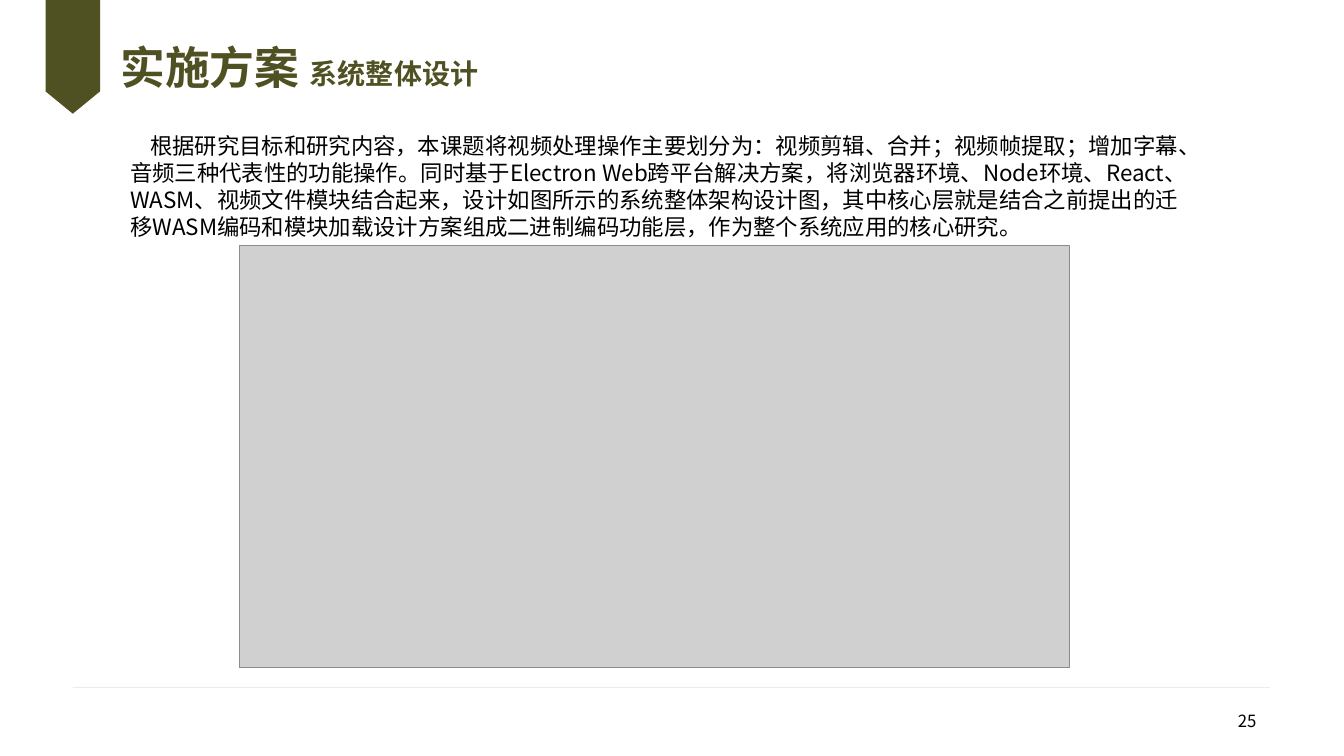
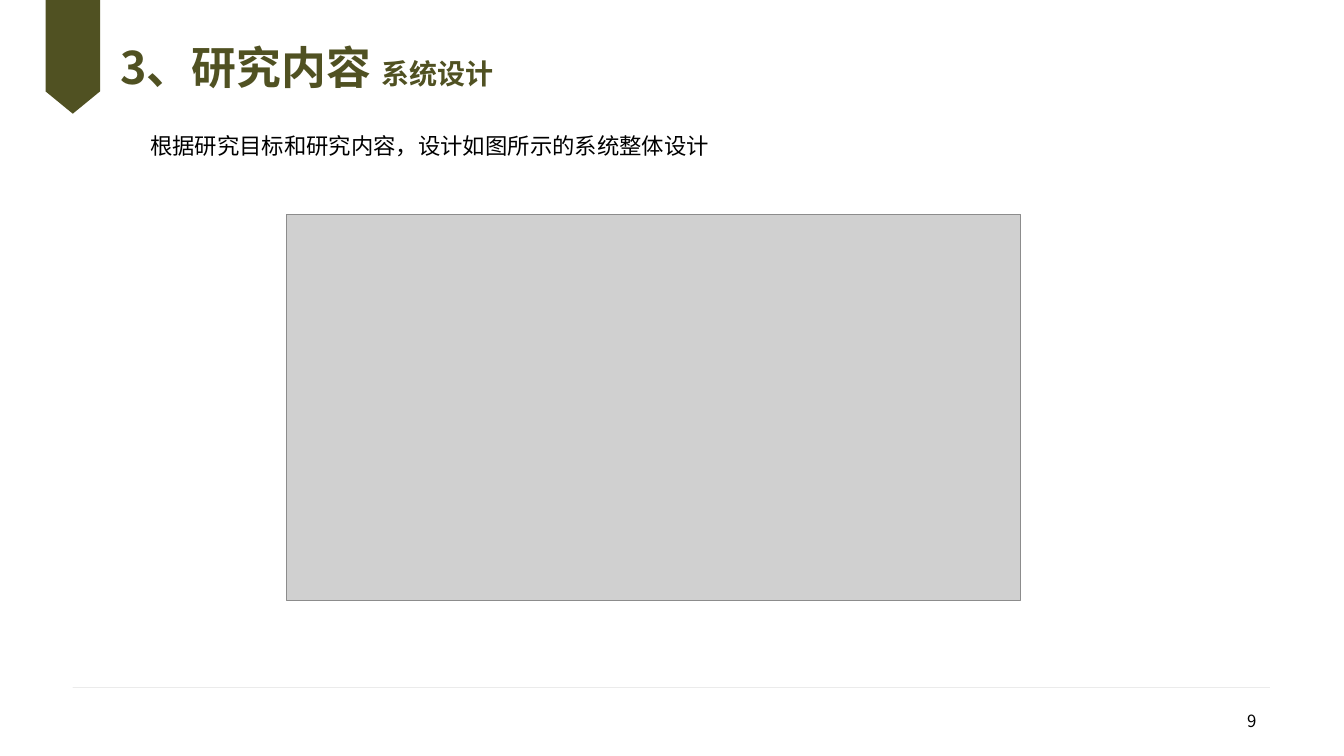
Before and after one commit to knoxnoe/GraduationProject, a slide deck: slide 9 of doc/paper/v2/缑通旺-开题.pptx (slide 25 before the commit). Drawn at 1344x756 pixels with LibreOffice and Linux fonts; fonts in the diff are those of the drawing; grey boxes stand for pictures; background and template pictures are left out. Boxes give left, top, right and bottom in pixels: in the first picture for what was removed or moved away, otherwise in the second. Text is boxed around its words. In the diff, an @@ line names an element or a change of style, - is before the commit and + after.

```diff
--- a/doc/paper/v2/缑通旺-开题.pptx
+++ b/doc/paper/v2/缑通旺-开题.pptx
@@ title at (120, 45, 493, 88): text changed; size 20 to 32 pt @@
-实施方案 系统整体设计
+3、研究内容 系统设计
@@ text at (150, 135, 709, 157): text changed @@
-根据研究目标和研究内容，本课题将视频处理操作主要划分为：视频剪辑、合并；视频帧提取；增加字幕、音频三种代表性的功能操作。同时基于Electron Web跨平台解决方案，将浏览器环境、Node环境、React、WASM、视频文件模块结合起来，设计如图所示的系统整体架构设计图，其中核心层就是结合之前提出的迁移WASM编码和模块加载设计方案组成二进制编码功能层，作为整个系统应用的核心研究。
+根据研究目标和研究内容，设计如图所示的系统整体设计
@@ picture: place and size @@
-picture at (239, 246, 1070, 668)
+picture at (287, 214, 1021, 600)
@@ page number at (1247, 714, 1256, 727): text changed @@
-25
+9
```
Also in this commit, not shown: 8 other slides changed, 10 slides added, 23 slides removed, 6 other files.
